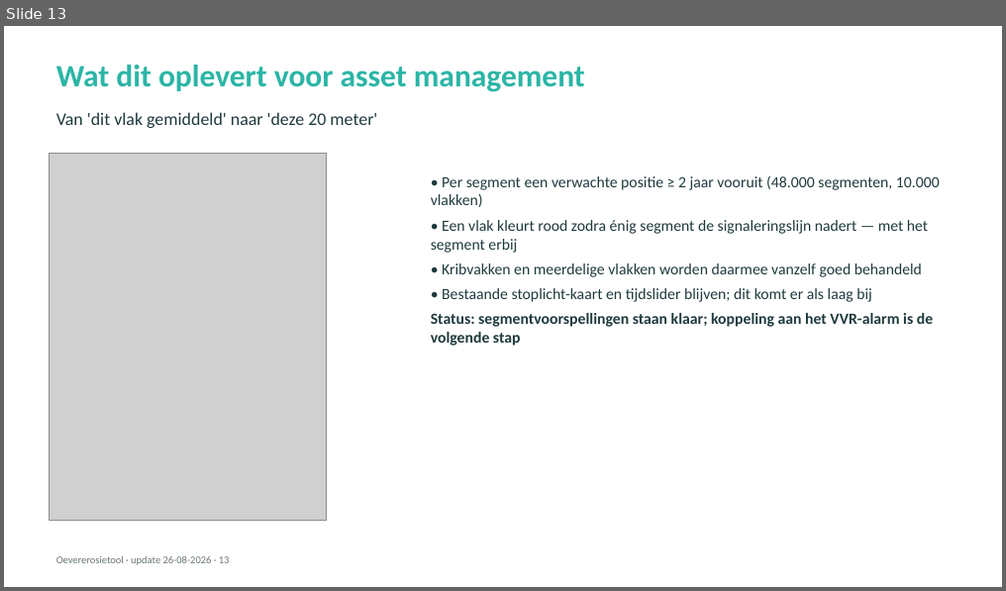
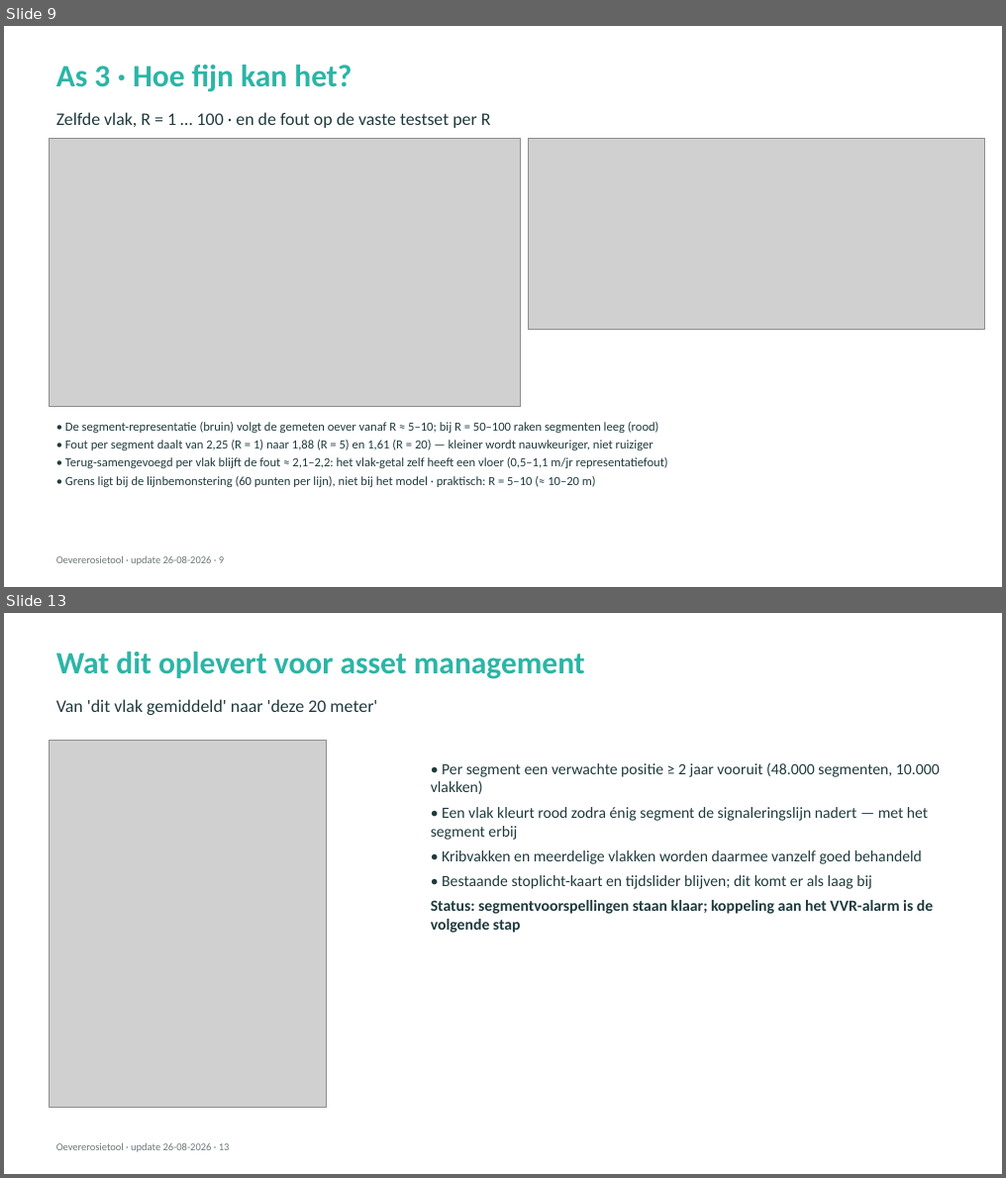
Before and after one commit to HAL24K/wocu-oevererosie, a slide deck: docs/presentations/20260826_update.pptx. Shown one above the other, each under a label of ours: slide 13 before the commit, slides 9 and 13 after it; the slides between them are not shown. The pictures are 1006x591 and 1006x1178 pixels, drawn with LibreOffice and Linux fonts; fonts in the diff are those of the drawing; grey boxes stand for pictures. Boxes give left, top, right and bottom in pixels: in the first picture for what was removed or moved away, otherwise in the second. Text is boxed around its words. In the diff, an @@ line names an element or a change of style, - is before the commit and + after.

```diff
--- a/docs/presentations/20260826_update.pptx
+++ b/docs/presentations/20260826_update.pptx
@@ slide 9 added at <box>4,26,1002,587</box>, background #FFFFFF @@
@@ text added at <box>56,65,351,92</box>, 30 pt, text #2BB5A6, bold @@
+As 3 · Hoe fijn kan het?
@@ text added at <box>56,112,491,128</box>, 17 pt, text #1F3A3D @@
+Zelfde vlak, R = 1 … 100 · en de fout op de vaste testset per R
@@ picture added at <box>49,138,521,407</box> @@
@@ picture added at <box>528,138,985,329</box> @@
@@ text added at <box>65,422,668,487</box>, 12 pt, text #1F3A3D @@
+• De segment-representatie (bruin) volgt de gemeten oever vanaf R ≈ 5–10; bij R = 50–100 raken segmenten leeg (rood)
+• Fout per segment daalt van 2,25 (R = 1) naar 1,88 (R = 5) en 1,61 (R = 20) — kleiner wordt nauwkeuriger, niet ruiziger
+• Terug-samengevoegd per vlak blijft de fout ≈ 2,1–2,2: het vlak-getal zelf heeft een vloer (0,5–1,1 m/jr representatiefout)
+• Grens ligt bij de lijnbemonstering (60 punten per lijn), niet bij het model · praktisch: R = 5–10 (≈ 10–20 m)
@@ text added at <box>56,557,224,566</box>, 10 pt, text #6B7778 @@
+Oevererosietool · update 26-08-2026 · 9
```
Also in this commit, not shown: 8 slides changed, 3 other slides added, 4 slides removed, 17 other files.
